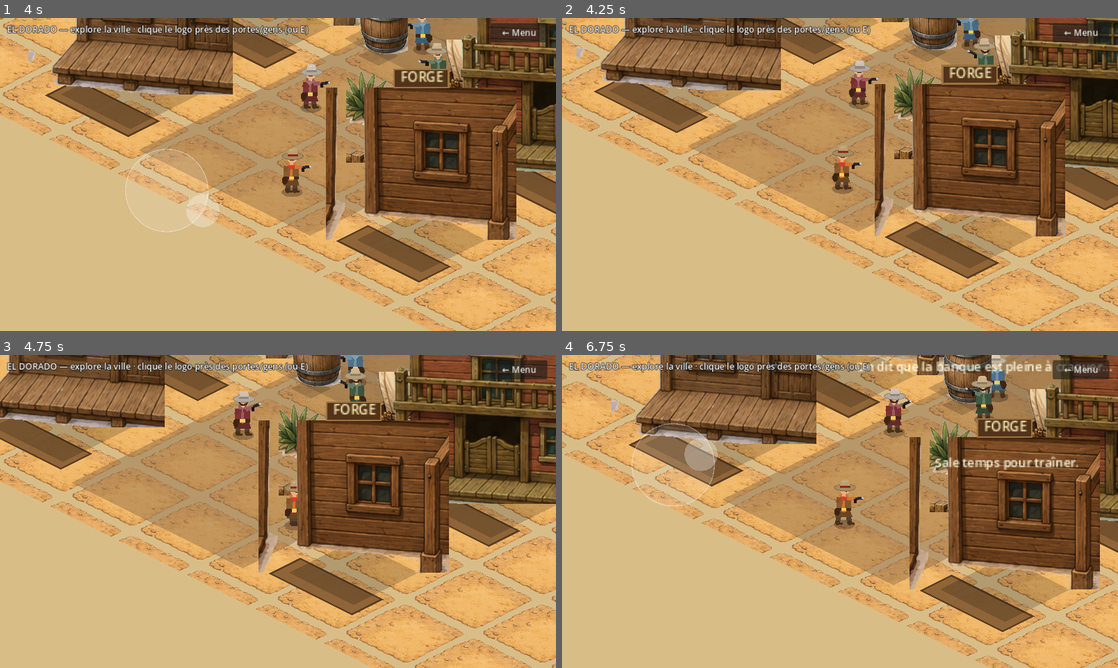
Above: before the commit, frames 1-4 (two rows, left to right).
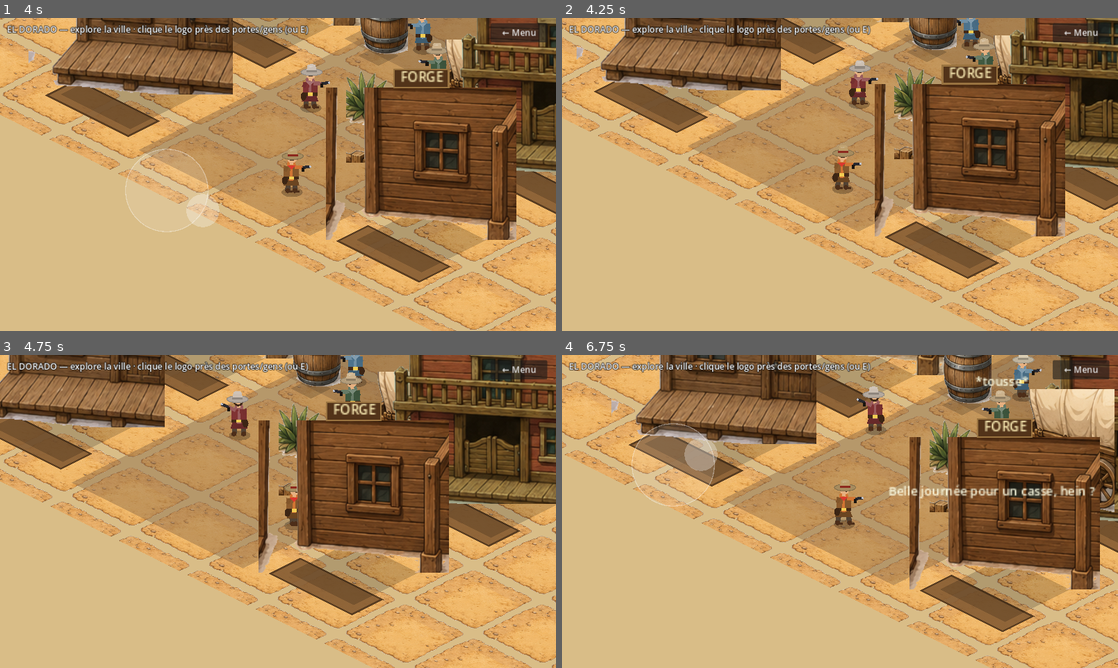
Above: after the commit, the same moments.

Repository: sebadiaz/Cowboys
Game: Godot game, scene res://scenes/Boot.tscn
Two runs of this game, one before a commit and one after it. Both use one fixed random seed, a clock stepped at 60 frames per second and the inputs below.
Inputs (mouse positions are in pixels of both pictures, inside the frame that each line leads up to):
- Up to frame 1 (4 s): tap Enter at 0.5 s; move the mouse to (400, 158) at 0.52 s; hold D (move_right) 0.53-1.25 s; hold Space (fire) 0.53-1.25 s; click (400, 158) at 0.67 s; click "JOUER LE BRAQUAGE" at 1.25 s; click "← Menu" at 2 s; click "JOUER LE BRAQUAGE" at 2.75 s; drag from (166, 190) to (250, 237) at 3.52 s
- Up to frame 2 (4.25 s): no input
- Up to frame 3 (4.75 s): move the mouse to (333, 442) at 4.27 s; hold D (move_right) from 4.28 s (still down); hold Space (fire) from 4.28 s (still down)
- Up to frame 4 (6.75 s): release D (move_right) at 5 s; release Space (fire) at 5 s; drag from (812, 574) to (673, 464) at 5.02 s; move the mouse to (1006, 558) at 5.77 s; hold A (move_left) 5.78-6.5 s; hold Space (fire) 5.78-6.5 s; drag from (673, 464) to (756, 433) at 6.52 s

Frame 1 is identical in both runs. In frame 2, less than 0.1% of the frame differs, in the area x 72-78%, y 6-15%; in frame 3, 0.8%; in frame 4, 6.3%, in the area x 53-100%, y 0-51%.

Commit message:
Decor solide (collisions des meubles) + chevaux attaches a l'ecurie
Decor representatif: on ne traverse plus les objets.
- Banques: tonneaux/caisses/bureaux recoivent une collision (mission_manager
  _spawn_prop_solids + _add_solid), tailles par type; comptoir (deja des murets)
  et coffre (dans l'ouverture) exclus. Quelques props decalages pour ne pas
  chevaucher butin/garde; accessibilite des 3 niveaux revalidee (flood-fill:
  aucune entite dans un mur, tout atteignable).
- Ville: tonneaux, cactus, chariots, panneaux deviennent solides (empreintes
  selon le type) en plus du puits et des batiments.
- CHEVAUX: 3 chevaux attaches devant l'ecurie (barre d'attache dessinee),
  solides, et 'Caresser le cheval' (logo 🐴) avec repliques.

Verifie: parse/export Web OK; reachability banques (Python, meubles inclus) OK;
ville (flood Godot via _blocked): banque/saloon/magasin atteignables, joueur
libre, cheval solide; captures chevaux+ecurie.

Diff:
--- a/data/mission_01.json
+++ b/data/mission_01.json
@@ -18,7 +18,7 @@
 		["barrel", 70, 560], ["barrel", 70, 900], ["crate", 300, 815],
 		["crate", 560, 950], ["barrel", 1000, 800], ["barrel", 1000, 1000],
 		["barrel", 1450, 200], ["crate", 1250, 560], ["desk", 1320, 560],
-		["barrel", 1700, 300], ["crate", 1700, 900], ["barrel", 1600, 1000],
+		["barrel", 1700, 300], ["crate", 1740, 1000], ["barrel", 1600, 1000],
 		["crate", 300, 1000]
 	],
 	"player_start": [560, 760],
--- a/data/mission_02.json
+++ b/data/mission_02.json
@@ -13,7 +13,7 @@
 		["vault", 710, 300, 110],
 		["counter", 360, 628], ["counter", 1060, 628],
 		["barrel", 70, 200], ["barrel", 70, 900], ["crate", 1350, 200], ["crate", 1350, 900],
-		["desk", 250, 120], ["desk", 1150, 120], ["barrel", 420, 980], ["crate", 1000, 980],
+		["desk", 250, 120], ["desk", 1150, 120], ["barrel", 560, 980], ["crate", 1000, 980],
 		["desk", 700, 540]
 	],
 	"player_start": [710, 940],
--- a/data/mission_03.json
+++ b/data/mission_03.json
@@ -10,7 +10,7 @@
 		[320, 760, 380, 20, 0, 1], [1300, 760, 380, 20, 0, 1]
 	],
 	"props": [
-		["vault", 1000, 360, 116], ["crate", 920, 250], ["crate", 1080, 250],
+		["vault", 1000, 360, 116], ["crate", 720, 250], ["crate", 1280, 250],
 		["counter", 500, 748], ["counter", 1480, 748],
 		["desk", 200, 200], ["desk", 1780, 220],
 		["barrel", 70, 300], ["barrel", 70, 1080], ["crate", 1900, 300], ["barrel", 1900, 1080],
--- a/scripts/mission_manager.gd
+++ b/scripts/mission_manager.gd
@@ -69,6 +69,7 @@
 	_build_alarm()
 	_build_floor()
 	_build_walls()
+	_spawn_prop_solids()
 	_spawn_player()
 	_spawn_loot()
 	_spawn_safe()
@@ -211,6 +212,38 @@
 		var outer: bool = w.size() > 4 and int(w[4]) != 0
 		var low: bool = w.size() > 5 and int(w[5]) != 0
 		_add_wall(rect, outer, low)
+
+
+## Empreintes de collision des MEUBLES (le décor devient solide : on ne traverse
+## plus tonneaux/caisses/bureaux). Le comptoir a déjà ses murets ; le coffre est
+## dans l'ouverture, on ne le bloque donc pas.
+const PROP_SOLID := {
+	"barrel": Vector2(28, 28), "crate": Vector2(34, 34), "desk": Vector2(70, 42),
+}
+
+func _spawn_prop_solids() -> void:
+	for p in _cfg.get("props", []):
+		if not (p is Array) or p.size() < 3:
+			continue
+		var sz: Vector2 = PROP_SOLID.get(str(p[0]), Vector2.ZERO)
+		if sz == Vector2.ZERO:
+			continue
+		var pos := Vector2(float(p[1]), float(p[2]))
+		_add_solid(Rect2(pos - sz * 0.5, sz))
+
+
+## Collision seule (sans visuel : le rendu du meuble est déjà fait par le renderer).
+func _add_solid(rect: Rect2) -> void:
+	var body := StaticBody2D.new()
+	body.collision_layer = 1
+	body.collision_mask = 0
+	body.position = rect.position + rect.size * 0.5
+	var cs := CollisionShape2D.new()
+	var shape := RectangleShape2D.new()
+	shape.size = rect.size
+	cs.shape = shape
+	body.add_child(cs)
+	world.add_child(body)
 
 
 ## Crée la collision cartésienne du mur ; le visuel iso est géré par le renderer.
--- a/scripts/town.gd
+++ b/scripts/town.gd
@@ -40,6 +40,10 @@
 var _target_anchor := Vector2.ZERO   # point MONDE où afficher le logo d'action
 var _interact_was := false
 var _action_btn: Button
+var _horses: Array[Vector2] = []     # chevaux attachés (décor solide + caresse)
+
+const HORSE_LINES := ["Un fier mustang, prêt à filer après le coup.",
+	"*hennissement* Doux, mon beau...", "Ce cheval ferait une belle monture de fuite."]
 
 var _buildings: Array[Dictionary] = []   # {region,pos,h,label,tint,flavor}
 var _props: Array[Dictionary] = []        # {region,pos,h}
@@ -145,6 +149,11 @@
 	# Puits central (collision).
 	_foots.append(Rect2(WELL - Vector2(40, 36), Vector2(80, 72)))
 
+	# Chevaux attachés devant l'ÉCURIE (décor solide + on peut les caresser).
+	for hp in [Vector2(1360, 1030), Vector2(1440, 1040), Vector2(1520, 1030)]:
+		_horses.append(hp)
+		_foots.append(Rect2(hp - Vector2(17, 12), Vector2(34, 24)))
+
 
 func _add_building(region: Rect2, pos: Vector2, h: float, label: String, tint: Color,
 		flavor: String, foot: Vector2, enter := "") -> void:
@@ -155,6 +164,15 @@
 
 func _add_prop(region: Rect2, pos: Vector2, h: float) -> void:
 	_props.append({"region": region, "pos": pos, "h": h})
+	# Décor SOLIDE : empreinte de collision selon le type (on ne traverse plus).
+	var sz := Vector2.ZERO
+	match region:
+		R_WAGON: sz = Vector2(86, 48)
+		R_CACTUS: sz = Vector2(26, 26)
+		R_BARREL: sz = Vector2(28, 28)
+		R_SIGN: sz = Vector2(20, 20)
+	if sz != Vector2.ZERO:
+		_foots.append(Rect2(pos - sz * 0.5, sz))
 
 
 func _add_npc(pos: Vector2, facing: Vector2, coat: Color, hat: Color,
@@ -232,6 +250,14 @@
 					_target_kind = "flavor"
 					_target_flavor = b["flavor"]
 					_near_label = b["label"]
+		# Chevaux à caresser.
+		for hp in _horses:
+			var d := _player_pos.distance_to(hp)
+			if d < best:
+				best = d
+				_target_kind = "horse"
+				_near_label = "Caresser le cheval"
+				_target_anchor = hp
 	# Touche E (front montant) = même action que le logo cliquable.
 	var held := InputManager.is_interact_held()
 	if held and not _interact_was:
@@ -247,6 +273,7 @@
 		"saloon": GameManager.goto_saloon()
 		"shop": GameManager.goto_shop_from_town(TOWN_RETURN_MAGASIN)
 		"npc": _talk(_target_npc)
+		"horse": _show_toast(HORSE_LINES[_rng.randi() % HORSE_LINES.size()])
 		"flavor": _show_toast(_target_flavor)
 
 
@@ -256,6 +283,7 @@
 		"bank", "saloon": return "🚪"
 		"shop": return "🛒"
 		"npc": return "💬"
+		"horse": return "🐴"
 		"flavor": return "👁"
 	return ""
 
@@ -387,6 +415,7 @@
 func _draw() -> void:
 	_draw_ground()
 	_draw_well()
+	_draw_hitch()
 	# Repère banque : halo doré + flèche flottante.
 	var d := Iso.project(BANK_DOOR)
 	for i in range(4):
@@ -405,6 +434,8 @@
 		items.append({"d": Iso.depth(p["pos"]), "k": "p", "o": p})
 	for n in _npcs:
 		items.append({"d": Iso.depth(n["pos"]), "k": "n", "o": n})
+	for hp in _horses:
+		items.append({"d": Iso.depth(hp), "k": "horse", "o": hp})
 	if _coach_active():
 		items.append({"d": Iso.depth(_coach_pos), "k": "coach", "o": null})
 	items.append({"d": Iso.depth(_player_pos), "k": "me", "o": null})
@@ -414,6 +445,7 @@
 			"b": _draw_building(it["o"])
 			"p": _billboard(it["o"]["region"], it["o"]["pos"], it["o"]["h"], Color.WHITE)
 			"coach": _draw_coach()
+			"horse": _horse(it["o"])
 			"n":
 				var n: Dictionary = it["o"]
 				var f := _screen_facing(n["pos"], n["facing"])
@@ -477,6 +509,16 @@
 	_horse(_coach_pos + Vector2(0, 64))
 	# Chariot bâché.
 	_billboard(R_WAGON, _coach_pos, 150.0, Color.WHITE)
+
+
+## Barre d'attache (poteaux + traverse) derrière les chevaux de l'écurie.
+func _draw_hitch() -> void:
+	var a := Iso.project(Vector2(1335, 1012))
+	var b := Iso.project(Vector2(1545, 1012))
+	var wood := Color(0.40, 0.27, 0.15)
+	draw_line(a, a + Vector2(0, -26), wood, 4.0)
+	draw_line(b, b + Vector2(0, -26), wood, 4.0)
+	draw_line(a + Vector2(0, -22), b + Vector2(0, -22), wood, 4.0)
 
 
 func _horse(world_pos: Vector2) -> void:
Not shown, changed: TODO.md
